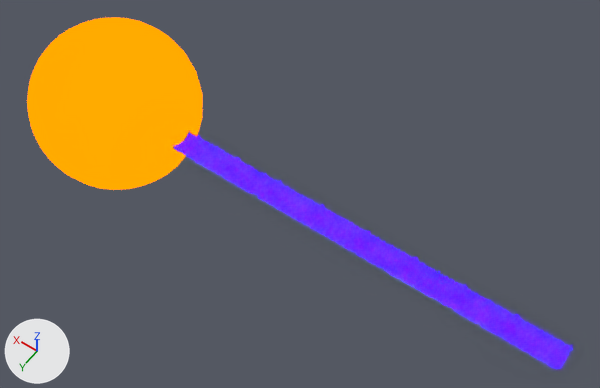
Renders of the Blender file Assets/Models/vaporwave mountains.blend from each side of a commit.
Camera for both pictures: a 50 mm lens placed at (-27.0, 244.0, 398.0), pointed at (153.0, -9.0, 1.0). The axes (+X, +Y, +Z) are drawn at lower left. The lights are the same throughout.
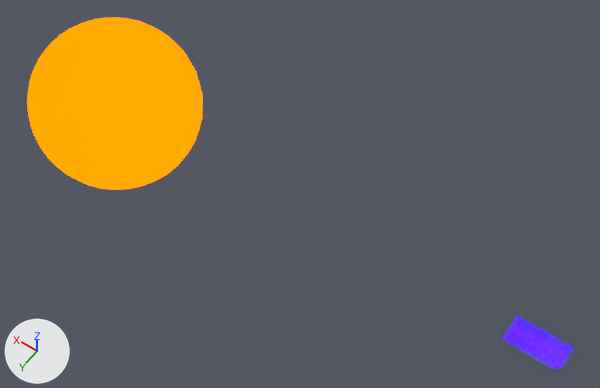
What differs and where, as boxes (x1, y1, x2, y2) in the pictures (600 x 388 px):
'Plane', reshaped, modifiers changed: before (173, 132, 573, 370); after (504, 315, 573, 370)
'Plane.001', added: after (504, 316, 570, 368)
part 1 of me_plane, added (purple): after (532, 332, 573, 370)

The change, as a list of edits to the scene's bpy script:
```text
Add mat_material_003:
    mat_material_003 = bpy.data.materials.new('Material.003')
    # nodes: BsdfPrincipled, Bump, OutputMaterial, TexNoise
    # colours: black #333333
Change me_plane:
    used by ob_plane; location = (0.0, 0.0, 0.0); scale = (8.0, 8.0, 8.0)
    remove me_plane.from_pydata(...)  # 1024 vertices, 961 faces; spans x -1.0..1.0, y -1.0..1.0, z 0.0..0.5
    add me_plane.from_pydata(...)  # 2016 vertices, 1922 faces; spans x -3.0..1.0, y -1.0..1.0, z 0.0..0.5
    me_plane part 1: 992 vertices added at x -3.0..-1.06, y -1.0..1.0, z 0.0..0.5
    remove me_plane.materials.append(mat_material_002)  # blue #2900ff
Add me_plane_001:
    me_plane_001.from_pydata(...)  # 2016 vertices, 1922 faces; spans x -3.0..1.0, y -1.0..1.0, z 0.0..0.5
    me_plane_001.materials.append(mat_material_003)
    me_plane_001.materials.append(mat_material_002)  # blue #2900ff
Change ob_plane:
    remove _m = ob_plane.modifiers.new('Mirror', 'MIRROR')
    remove _m.use_axis = (True, True, False)
    remove _m.mirror_object = ob_empty
    where _m = ob_plane.modifiers.new('Array', 'ARRAY')
    _m.count: 10 -> 1
    remove _m = ob_plane.modifiers.new('Wireframe', 'WIREFRAME')
    remove _m.thickness = 0.0046
    remove _m.use_replace = False
    remove _m.material_offset = 2
Add ob_plane_001:
    ob_plane_001 = bpy.data.objects.new('Plane.001', me_plane_001)
    ob_plane_001.location = (0.0, 0.0, 0.0)
    ob_plane_001.scale = (8.0, 8.0, 8.0)
    _m = ob_plane_001.modifiers.new('Array', 'ARRAY')
    _m.count = 1
    _m.constant_offset_displace = (0.0, 0.0, 0.0)
    _m = ob_plane_001.modifiers.new('Wireframe', 'WIREFRAME')
    _m.thickness = 0.0046
    _m.material_offset = 2
```
